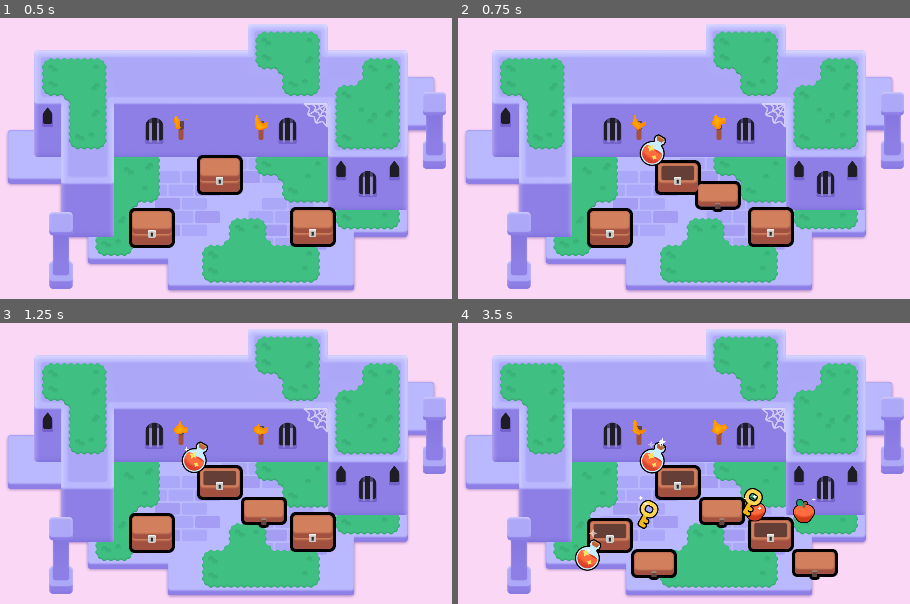
Above: before the commit, frames 1-4 (two rows, left to right).
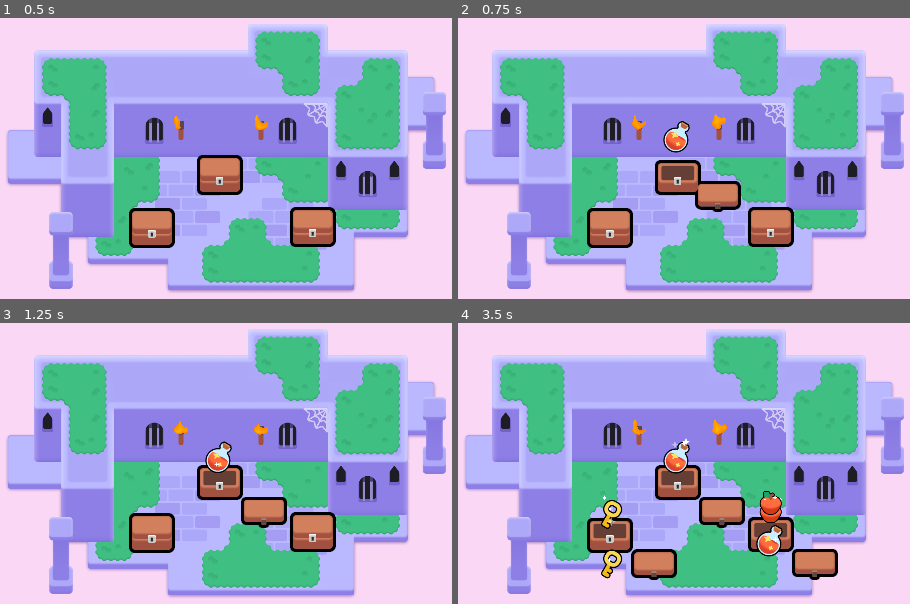
Above: after the commit, the same moments.

Repository: ellaclz/2DGameDevCourse
Game: Godot game, scene res://lessons/mini_dungeon.tscn
Same seed, same stepped clock (60 frames per second), same inputs: the game is played once before the commit and once after it.
Inputs (mouse positions are in pixels of both pictures, inside the frame that each line leads up to):
- Up to frame 1 (0.5 s): no input
- Up to frame 2 (0.75 s): tap Enter at 0.5 s; move the mouse to (679, 175) at 0.52 s; press the mouse at (679, 175) at 0.53 s; hold D (move_right) from 0.53 s (still down)
- Up to frame 3 (1.25 s): keep holding D (move_right); tap Space at 0.77 s
- Up to frame 4 (3.5 s): move the mouse to (769, 530) at 1.27 s; release D (move_right) at 1.28 s; release the mouse at (769, 530) at 1.28 s; hold S (move_down) 1.28-2.03 s; right-click (769, 530) at 1.35 s; click (769, 530) at 1.42 s; tap Space at 1.52, 3.02 s; move the mouse to (611, 533) at 2.02 s; hold D (move_right) 2.03-2.78 s; tap Z at 2.1 s; click (611, 533) at 2.17 s; move the mouse to (638, 570) at 2.77 s; hold W (move_up) from 2.78 s (still down); click (638, 570) at 2.85 s

Frame 1 is identical in both runs. In frame 2, 0.9% of the frame differs, in the area x 40-52%, y 36-53%; in frame 3, 0.9%; in frame 4, 4.0%, in the area x 25-80%, y 40-92%.

Commit message:
M6.Lesson7

Diff:
--- a/M06.looting_workbook/lessons/chest/chest.gd
+++ b/M06.looting_workbook/lessons/chest/chest.gd
@@ -46,4 +46,21 @@
 	var random_angle := randf_range(0.0, 2.0 * PI)
 	var random_direction := Vector2(1.0 , 0.0).rotated(random_angle)
 	var random_distance := randf_range(60.0, 120.0)
-	loot_item.position = random_direction * random_distance
+
+	var land_position := random_direction * random_distance
+	const FLIGHT_TIME := 0.4
+	const HALF_FLIGHT_TIME := FLIGHT_TIME / 2.0
+
+	var tween := create_tween()
+	tween.set_parallel()
+	loot_item.scale = Vector2(0.25, 0.25)
+	tween.tween_property(loot_item, "scale", Vector2(1.0, 1.0), HALF_FLIGHT_TIME)
+	tween.tween_property(loot_item, "position.x", land_position, FLIGHT_TIME)
+
+	tween = create_tween()
+	tween.set_trans(Tween.TRANS_QUAD)
+	tween.set_ease(Tween.EASE_OUT)
+	var jump_height := randf_range(30.0, 80.0)
+	tween.tween_property(loot_item, "position:y", land_position.y - jump_height, HALF_FLIGHT_TIME)
+	tween.set_ease(Tween.EASE_IN)
+	tween.tween_property(loot_item, "position:y", land_position.y, HALF_FLIGHT_TIME)
